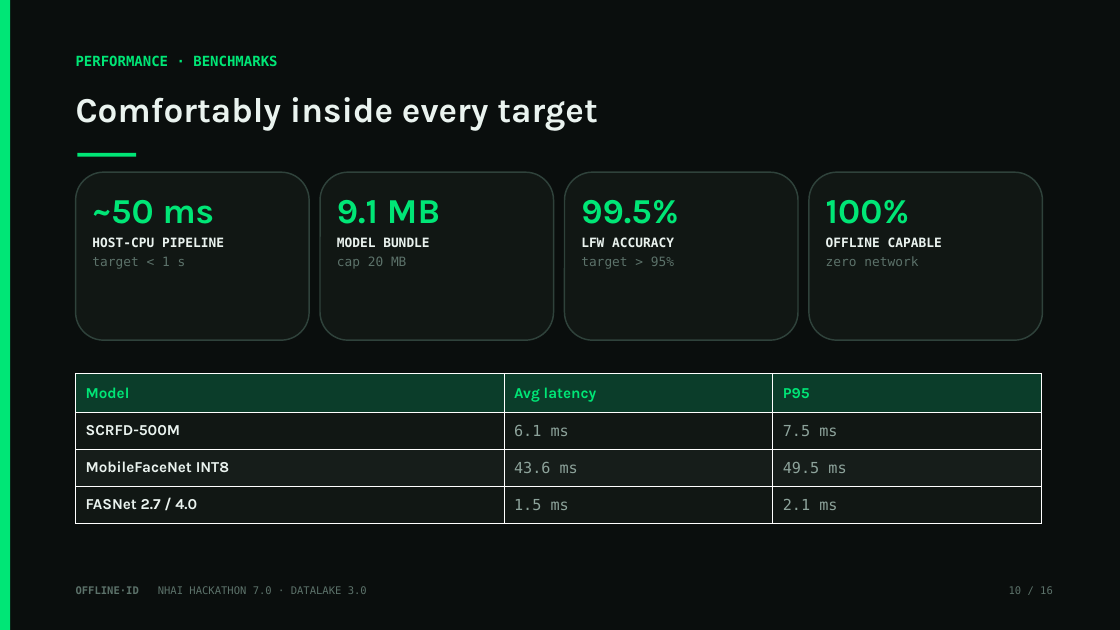
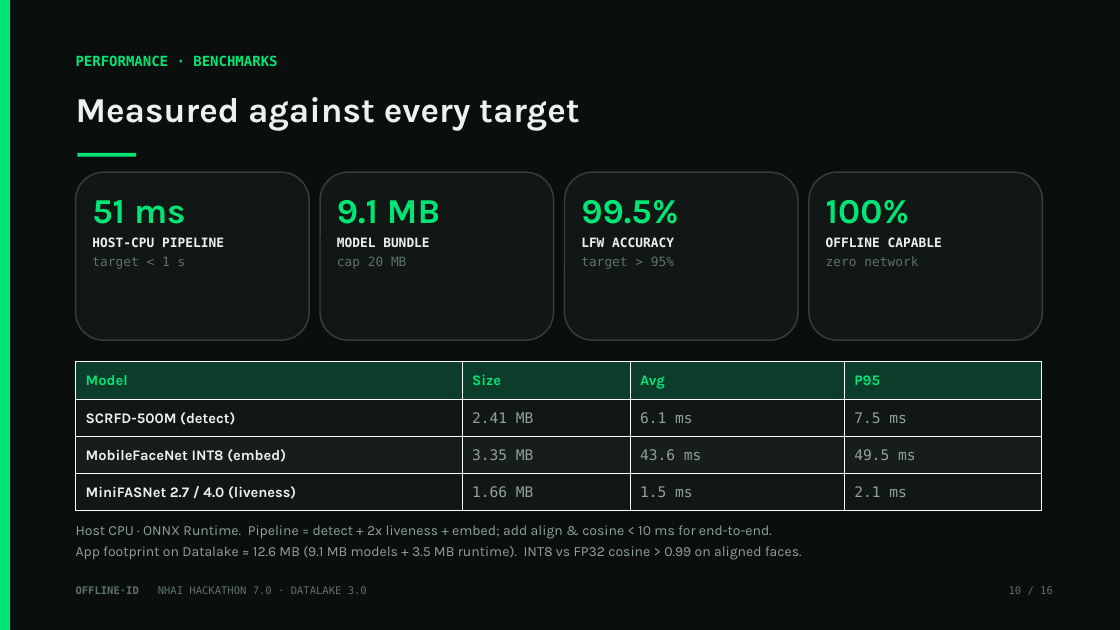
Before and after one commit to moneytosms/offlineid, a slide deck: slide 10 of submission/OfflineID_Hackathon7.pptx. Drawn at 1120x630 pixels with LibreOffice and Linux fonts; fonts in the diff are those of the drawing. Boxes give left, top, right and bottom in pixels: in the first picture for what was removed or moved away, otherwise in the second. Text is boxed around its words. In the diff, an @@ line names an element or a change of style, - is before the commit and + after.

```diff
--- a/submission/OfflineID_Hackathon7.pptx
+++ b/submission/OfflineID_Hackathon7.pptx
@@ text at (76,97,579,131): text changed @@
-Comfortably inside every target
+Measured against every target
@@ text at (92,200,186,224): text changed @@
-~50 ms
+51 ms
@@ table at (76,361,1042,511) @@
-column 1: Model | SCRFD-500M | MobileFaceNet INT8 | FASNet 2.7 / 4.0
-column 2: Avg latency | 6.1 ms | 43.6 ms | 1.5 ms
+column 1: Model | SCRFD-500M (detect) | MobileFaceNet INT8 (embed) | MiniFASNet 2.7 / 4.0 (liveness)
+column 2: Size | 2.41 MB | 3.35 MB | 1.66 MB
+column 3: Avg | 6.1 ms | 43.6 ms | 1.5 ms
@@ table: place and size @@
-table at (76,374,1042,523)
+table at (76,361,1042,511)
@@ text added at (76,525,802,560), 12 pt, text #8DA39B @@
+Host CPU · ONNX Runtime. Pipeline = detect + 2x liveness + embed; add align & cosine < 10 ms for end-to-end.
+App footprint on Datalake ≈ 12.6 MB (9.1 MB models + 3.5 MB runtime). INT8 vs FP32 cosine > 0.99 on aligned faces.
```
Also in this commit, not shown: 11 other slides changed, 9 other files.
